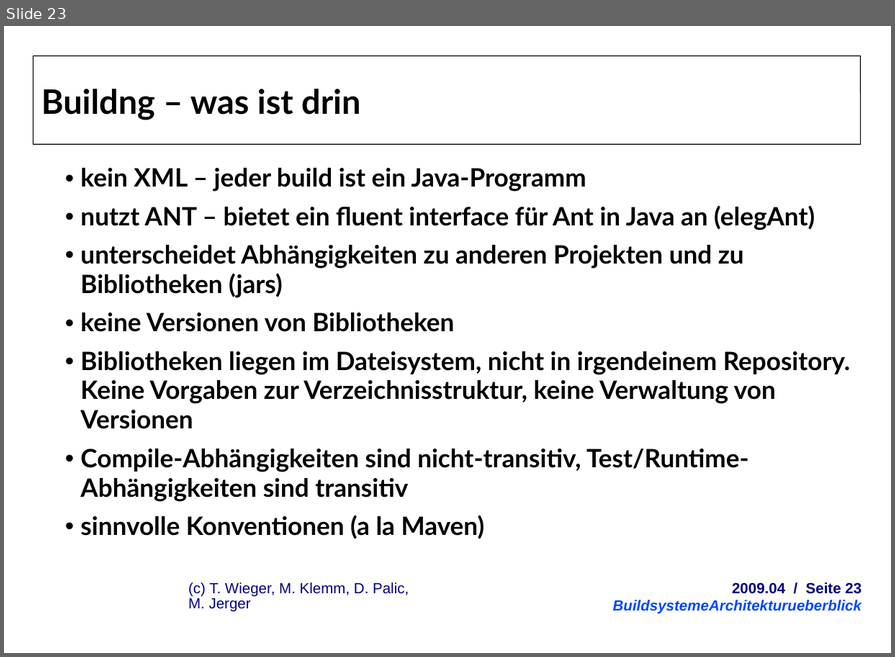
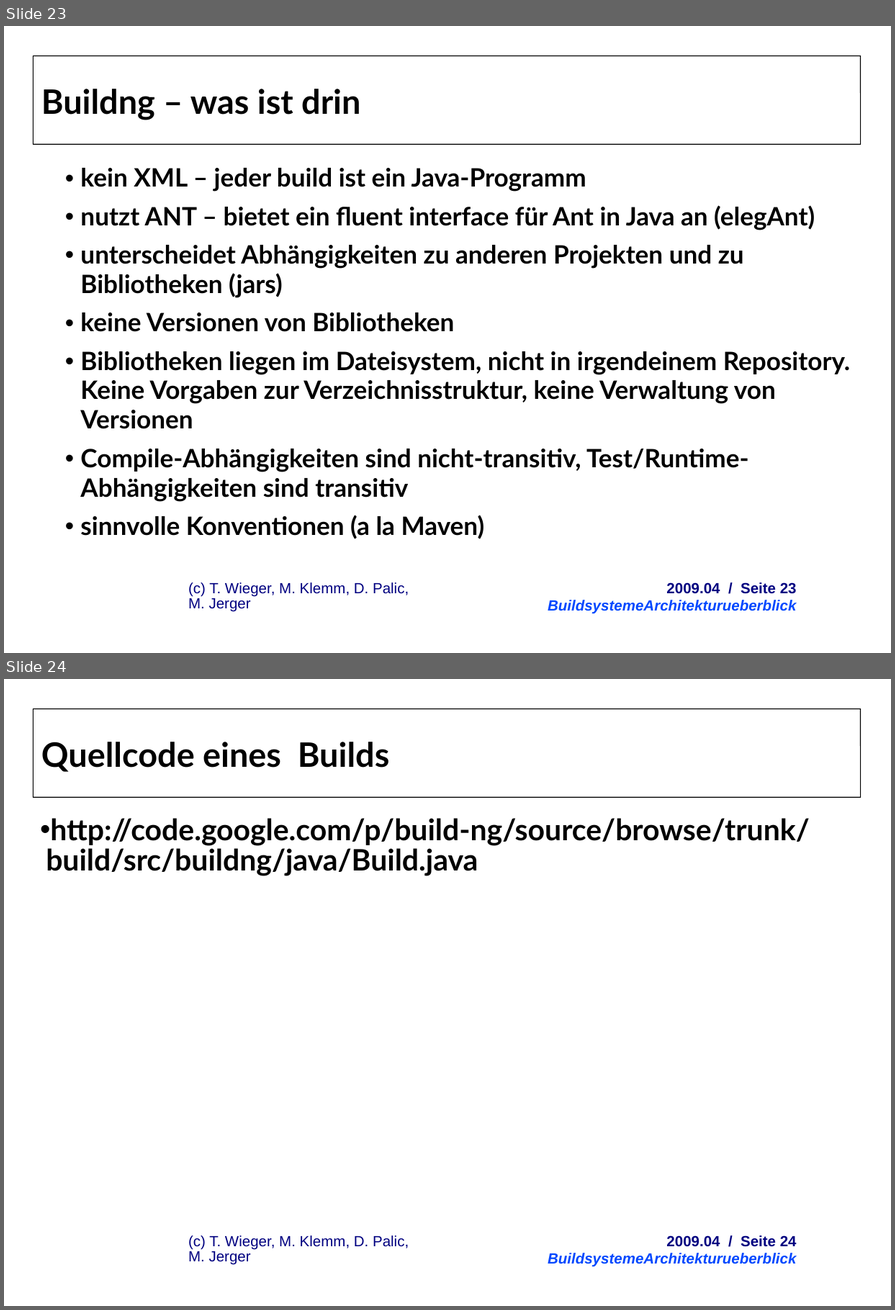
Before and after one commit to herrwieger/experttrainingbuildsystems, a slide deck: praesentationen/BuildsystemeArchitekturueberblick.odp. Shown one above the other, each under a label of ours: slide 23 before the commit, slides 23 and 24 after it. The pictures are 895x657 and 895x1310 pixels, drawn with LibreOffice and Linux fonts; fonts in the diff are those of the drawing; background and template pictures are left out. Boxes give left, top, right and bottom in pixels: in the first picture for what was removed or moved away, otherwise in the second. Text is boxed around its words. In the diff, an @@ line names an element or a change of style, - is before the commit and + after.

Commit message:
buildng und gradle

```diff
--- a/praesentationen/BuildsystemeArchitekturueberblick.odp
+++ b/praesentationen/BuildsystemeArchitekturueberblick.odp
@@ slide 24 added at <box>4,679,891,1306</box>, background #FFFFFF; not listed: 3 template elements that a slide beside it also shows @@
@@ title added at <box>41,742,390,772</box>, 32 pt, text #000000, bold @@
+Quellcode eines Builds
@@ text added at <box>46,818,810,876</box>, 28 pt, text #000000, bold @@
+• http://code.google.com/p/build-ng/source/browse/trunk/build/src/buildng/java/Build.java
@@ slide 23 changed as well @@
@@ text: place and size @@
-text at <box>613,583,862,614</box>
+text at <box>548,583,797,614</box>
```
Also in this commit, not shown: 24 other slides changed, 1 other slide added, 1 other file.
